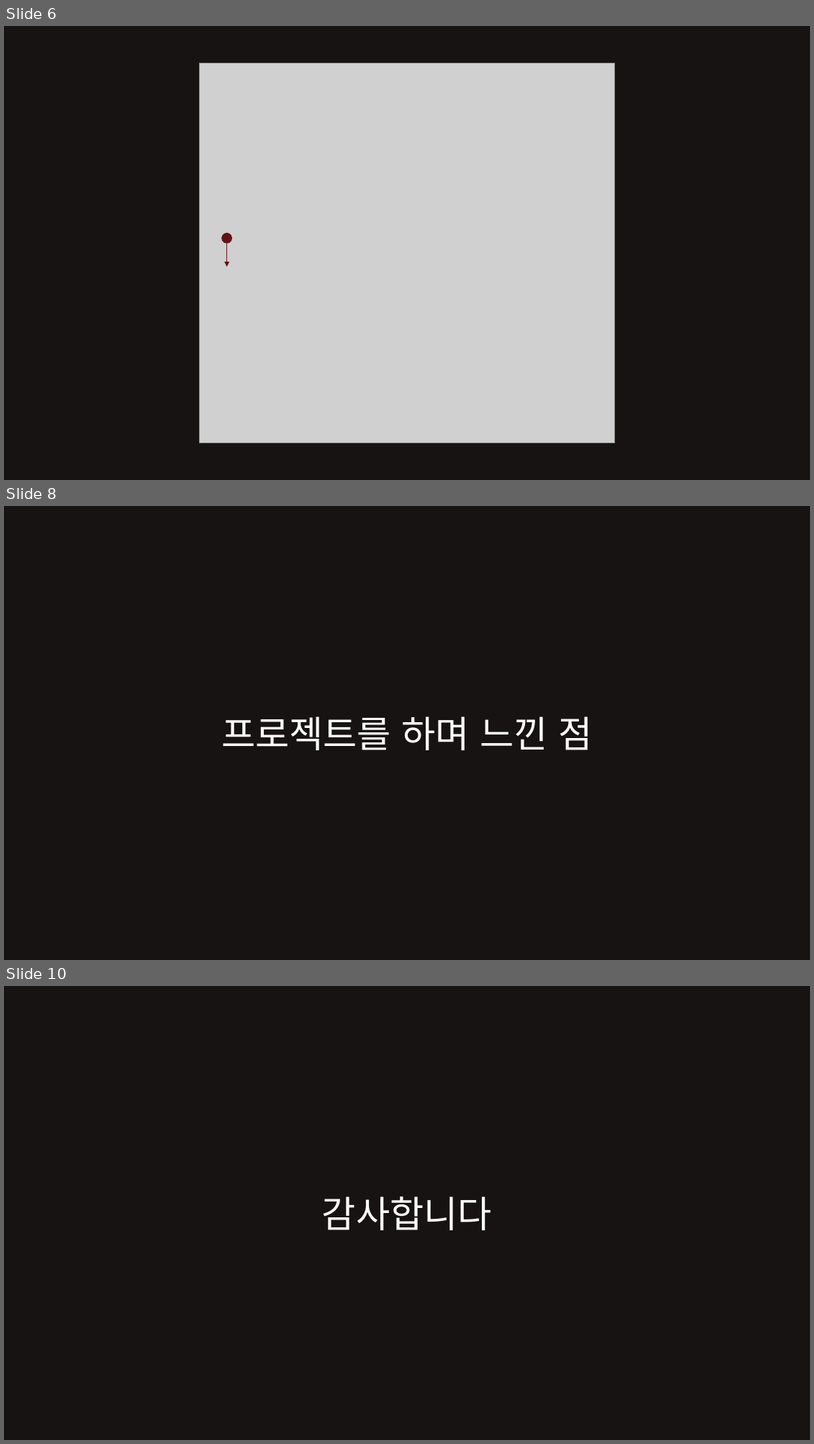
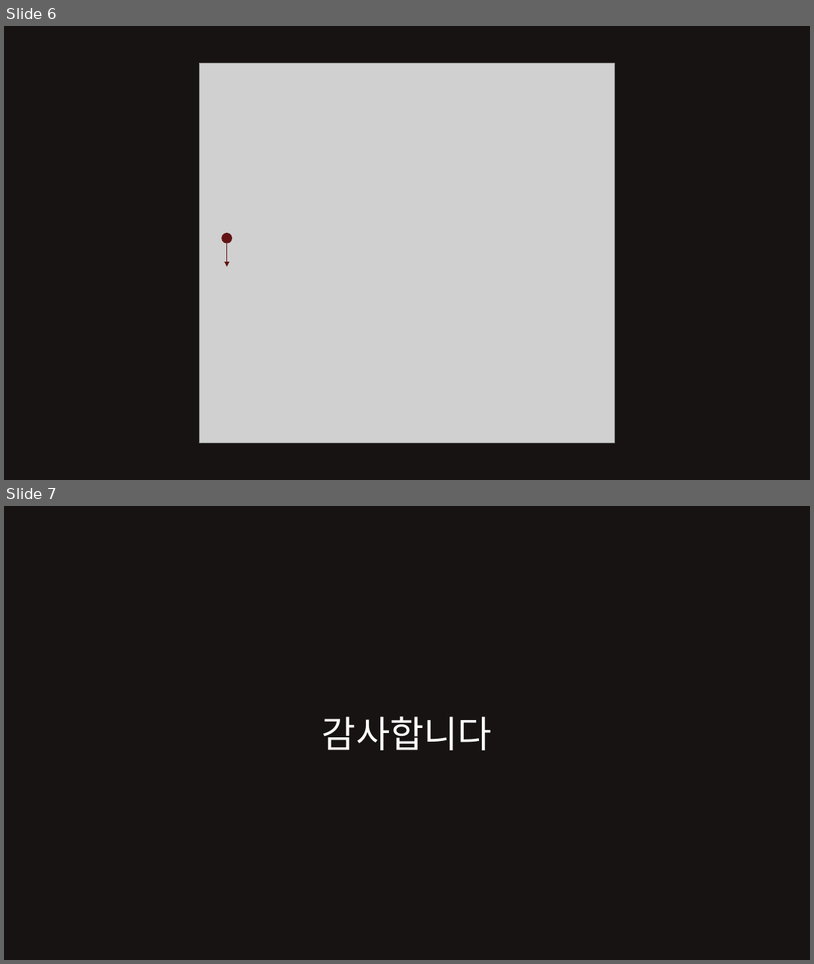
Before and after one commit to mercury0123/ezen, a slide deck: 이젠필름 PPT.pptx. Shown one above the other, each under a label of ours: slides 6, 8 and 10 before the commit, slides 6 and 7 after it; the slides between them are not shown. The pictures are 814x1444 and 814x964 pixels, drawn with LibreOffice and Linux fonts; fonts in the diff are those of the drawing; grey boxes stand for pictures. Boxes give left, top, right and bottom in pixels: in the first picture for what was removed or moved away, otherwise in the second. Text is boxed around its words. In the diff, an @@ line names an element or a change of style, - is before the commit and + after.

```diff
--- a/이젠필름 PPT.pptx
+++ b/이젠필름 PPT.pptx
@@ slide 8 removed at [4,506,810,960], background #181313 @@
@@ text removed at [221,716,592,750] @@
-프로젝트를 하며 느낀 점
@@ what was slide 10 is now slide 7 @@
```
Also in this commit, not shown: 2 other slides removed.
